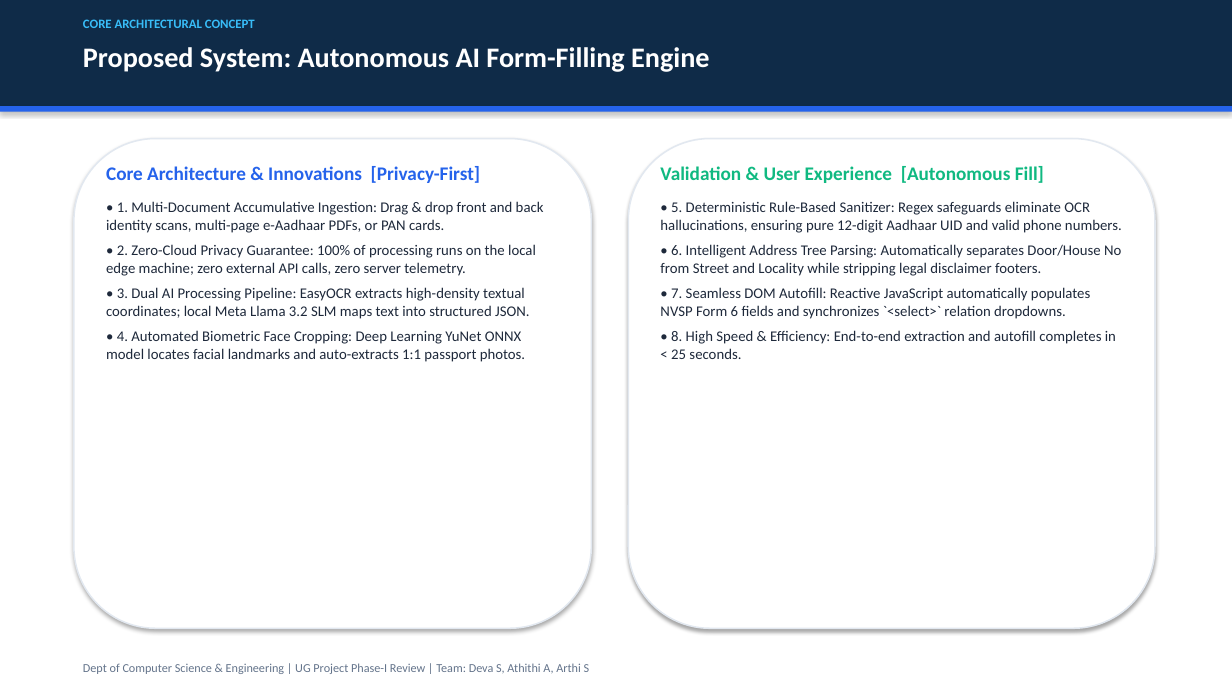
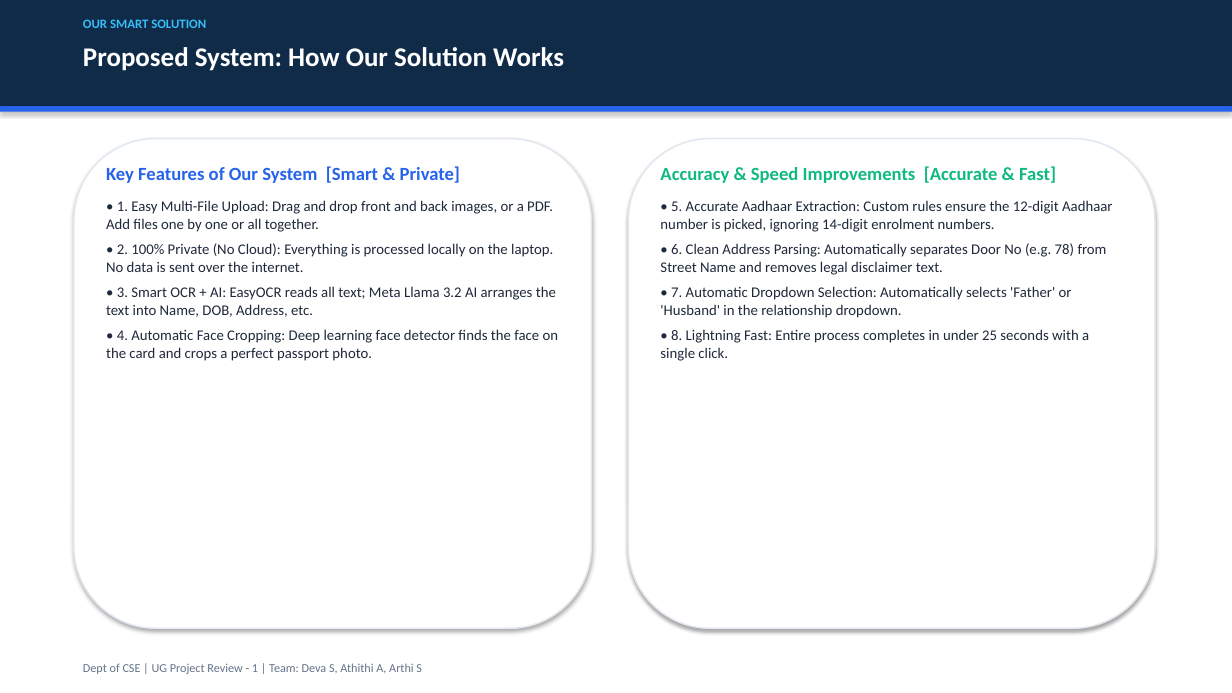
Before and after one commit to deva-2006/govtAutofill, a slide deck: slide 10 of First_Review_UG_Project_Presentation.pptx. Drawn at 1232x693 pixels with LibreOffice and Linux fonts; fonts in the diff are those of the drawing. Boxes give left, top, right and bottom in pixels: in the first picture for what was removed or moved away, otherwise in the second. Text is boxed around its words. In the diff, an @@ line names an element or a change of style, - is before the commit and + after.

```diff
--- a/First_Review_UG_Project_Presentation.pptx
+++ b/First_Review_UG_Project_Presentation.pptx
@@ text at (83, 19, 206, 28): text changed @@
-CORE ARCHITECTURAL CONCEPT
+OUR SMART SOLUTION
@@ text at (83, 47, 564, 71): text changed; size 22 to 21 pt @@
-Proposed System: Autonomous AI Form-Filling Engine
+Proposed System: How Our Solution Works
@@ text at (106, 166, 559, 361): text changed @@
-Core Architecture & Innovations [Privacy-First]
-• 1. Multi-Document Accumulative Ingestion: Drag & drop front and back identity scans, multi-page e-Aadhaar PDFs, or PAN cards.
-• 2. Zero-Cloud Privacy Guarantee: 100% of processing runs on the local edge machine; zero external API calls, zero server telemetry.
-• 3. Dual AI Processing Pipeline: EasyOCR extracts high-density textual coordinates; local Meta Llama 3.2 SLM maps text into structured JSON.
-• 4. Automated Biometric Face Cropping: Deep Learning YuNet ONNX model locates facial landmarks and auto-extracts 1:1 passport photos.
+Key Features of Our System [Smart & Private]
+• 1. Easy Multi-File Upload: Drag and drop front and back images, or a PDF. Add files one by one or all together.
+• 2. 100% Private (No Cloud): Everything is processed locally on the laptop. No data is sent over the internet.
+• 3. Smart OCR + AI: EasyOCR reads all text; Meta Llama 3.2 AI arranges the text into Name, DOB, Address, etc.
+• 4. Automatic Face Cropping: Deep learning face detector finds the face on the card and crops a perfect passport photo.
@@ text at (660, 166, 1112, 361): text changed @@
-Validation & User Experience [Autonomous Fill]
-• 5. Deterministic Rule-Based Sanitizer: Regex safeguards eliminate OCR hallucinations, ensuring pure 12-digit Aadhaar UID and valid phone numbers.
-• 6. Intelligent Address Tree Parsing: Automatically separates Door/House No from Street and Locality while stripping legal disclaimer footers.
-• 7. Seamless DOM Autofill: Reactive JavaScript automatically populates NVSP Form 6 fields and synchronizes `<select>` relation dropdowns.
-• 8. High Speed & Efficiency: End-to-end extraction and autofill completes in < 25 seconds.
+Accuracy & Speed Improvements [Accurate & Fast]
+• 5. Accurate Aadhaar Extraction: Custom rules ensure the 12-digit Aadhaar number is picked, ignoring 14-digit enrolment numbers.
+• 6. Clean Address Parsing: Automatically separates Door No (e.g. 78) from Street Name and removes legal disclaimer text.
+• 7. Automatic Dropdown Selection: Automatically selects 'Father' or 'Husband' in the relationship dropdown.
+• 8. Lightning Fast: Entire process completes in under 25 seconds with a single click.
@@ text at (83, 663, 422, 674): text changed @@
-Dept of Computer Science & Engineering | UG Project Phase-I Review | Team: Deva S, Athithi A, Arthi S
+Dept of CSE | UG Project Review - 1 | Team: Deva S, Athithi A, Arthi S
```
Also in this commit, not shown: 15 other slides changed, 1 other file.
